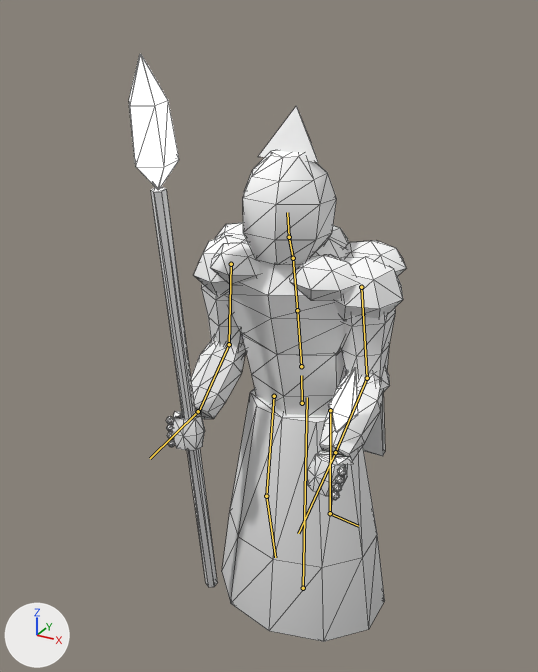
Renders of the glTF model client/public/assets/models/frost_adept.glb from each side of a commit.
Before and after are seen from a 50 mm lens placed at (1.02, -2.14, 2.15), pointed at (-0.11, -0.09, 1.13). Every picture has the same lights, and +X, +Y and +Z are marked at lower left. The picture after the commit comes second. Both versions are drawn at frame 7 of the action 'walk'; the numbers are the values there. The bones that change, and the others that lie on the model, are drawn over the model as lines. Mesh edges are drawn as thin lines.

In view in the first picture: 'frost_adept'.
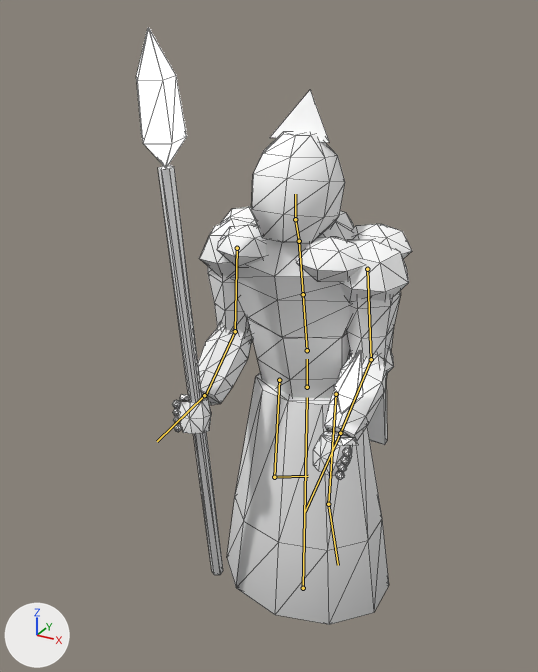
Where the change shows, as pixel boxes (x1, y1, x2, y2) in the pictures (538 x 672 px):
```json
{"object": "frost_adept", "change": "posed", "before": [129, 54, 406, 642], "after": [136, 28, 412, 625]}
{"bone": "hips", "before": "(302, 403) to (301, 375)", "after": "(307, 387) to (307, 359)"}
{"bone": "spine", "before": "(301, 366) to (297, 310)", "after": "(307, 350) to (303, 294)"}
{"bone": "chest", "before": "(297, 310) to (293, 258)", "after": "(303, 294) to (299, 241)"}
{"bone": "head", "before": "(289, 237) to (287, 212)", "after": "(295, 219) to (295, 194)"}
{"bone": "upper_arm.L", "before": "(361, 287) to (367, 378)", "after": "(367, 269) to (371, 359)"}
{"bone": "upper_arm.R", "before": "(231, 264) to (229, 344)", "after": "(237, 248) to (235, 331)"}
{"bone": "weapon", "before": "(198, 411) to (150, 458)", "after": "(204, 395) to (157, 441)"}
{"bone": "thigh.L", "before": "(330, 410) to (330, 513)", "after": "(336, 394) to (328, 504)"}
{"bone": "shin.L", "before": "(330, 513) to (358, 526)", "after": "(328, 504) to (338, 565)"}
{"bone": "thigh.R", "before": "(274, 396) to (266, 496)", "after": "(279, 380) to (274, 477)"}
{"bone": "shin.R", "before": "(266, 496) to (275, 557)", "after": "(274, 477) to (308, 476)"}
```

The change, as JSON lines over the scene's bpy script:
```json
{"block": "bone_hips", "where": "bone_hips = bpy.data.objects['frost_adept_rig'].pose.bones['hips']  # child of 'root'"}
{"op": "set", "path": "bone_hips.location", "old": "(0.0, 0.0, 0.043)", "new": "(0.0, 0.043, 0.0)"}
{"block": "bone_spine", "where": "bone_spine = bpy.data.objects['frost_adept_rig'].pose.bones['spine']  # child of 'hips'"}
{"op": "set", "path": "bone_spine.rotation_quaternion", "old": "(0.999, 0.052, 0.0, 0.0)", "new": "(0.998, 0.061, 0.001, 0.0)", "note": "degrees (6, 0, 0) -> degrees (7, 0, 0)"}
{"block": "bone_chest", "where": "bone_chest = bpy.data.objects['frost_adept_rig'].pose.bones['chest']  # child of 'spine'"}
{"op": "set", "path": "bone_chest.rotation_quaternion", "old": "(1.0, 0.0, 0.0, 0.0)", "new": "(1.0, -0.017, -0.003, -0.001)", "note": "degrees (0, 0, 0) -> degrees (-2, 0, 0)"}
{"block": "bone_head", "where": "bone_head = bpy.data.objects['frost_adept_rig'].pose.bones['head']  # child of 'neck'"}
{"op": "set", "path": "bone_head.rotation_quaternion", "old": "(1.0, 0.0, 0.0, 0.0)", "new": "(0.999, -0.052, 0.002, 0.0)", "note": "degrees (0, 0, 0) -> degrees (-6, 0, 0)"}
{"block": "bone_upper_arm_l", "where": "bone_upper_arm_l = bpy.data.objects['frost_adept_rig'].pose.bones['upper_arm.L']  # child of 'chest'"}
{"op": "set", "path": "bone_upper_arm_l.rotation_quaternion", "old": "(-0.999, 0.01, 0.0, -0.044)", "new": "(-0.998, -0.011, -0.001, -0.061)", "note": "degrees (-1, 0, 5) -> degrees (1, 0, 7)"}
{"block": "bone_upper_arm_r", "where": "bone_upper_arm_r = bpy.data.objects['frost_adept_rig'].pose.bones['upper_arm.R']  # child of 'chest'"}
{"op": "set", "path": "bone_upper_arm_r.rotation_quaternion", "old": "(0.999, 0.01, 0.0, -0.044)", "new": "(0.998, -0.011, 0.001, -0.061)", "note": "degrees (1, 0, -5) -> degrees (-1, 0, -7)"}
{"block": "bone_weapon", "where": "bone_weapon = bpy.data.objects['frost_adept_rig'].pose.bones['weapon']  # child of 'hand.R'"}
{"op": "set", "path": "bone_weapon.location", "old": "(-0.01, 0.019, 0.01)", "new": "(-0.012, 0.023, 0.011)"}
{"op": "set", "path": "bone_weapon.rotation_quaternion", "old": "(0.984, -0.157, -0.065, -0.039)", "new": "(0.977, -0.188, -0.084, -0.042)", "note": "degrees (-18, -8, -3) -> degrees (-22, -10, -3)"}
{"block": "bone_thigh_l", "where": "bone_thigh_l = bpy.data.objects['frost_adept_rig'].pose.bones['thigh.L']  # child of 'hips'"}
{"op": "set", "path": "bone_thigh_l.rotation_quaternion", "old": "(1.0, 0.003, 0.0, 0.0)", "new": "(0.998, -0.064, 0.0, 0.0)", "note": "degrees (0, 0, 0) -> degrees (-7, 0, 0)"}
{"block": "bone_shin_l", "where": "bone_shin_l = bpy.data.objects['frost_adept_rig'].pose.bones['shin.L']  # child of 'thigh.L'"}
{"op": "set", "path": "bone_shin_l.rotation_quaternion", "old": "(0.925, 0.38, 0.0, 0.0)", "new": "(0.985, 0.173, 0.0, 0.0)", "note": "degrees (45, 0, 0) -> degrees (20, 0, 0)"}
{"block": "bone_thigh_r", "where": "bone_thigh_r = bpy.data.objects['frost_adept_rig'].pose.bones['thigh.R']  # child of 'hips'"}
{"op": "set", "path": "bone_thigh_r.rotation_quaternion", "old": "(-1.0, 0.02, 0.0, 0.0)", "new": "(-1.0, -0.012, 0.0, 0.0)", "note": "degrees (-2, 0, 0) -> degrees (1, 0, 0)"}
{"block": "bone_shin_r", "where": "bone_shin_r = bpy.data.objects['frost_adept_rig'].pose.bones['shin.R']  # child of 'thigh.R'"}
{"op": "set", "path": "bone_shin_r.rotation_quaternion", "old": "(0.995, 0.104, 0.0, 0.0)", "new": "(0.889, 0.458, 0.0, 0.0)", "note": "degrees (12, 0, 0) -> degrees (54, 0, 0)"}
```
